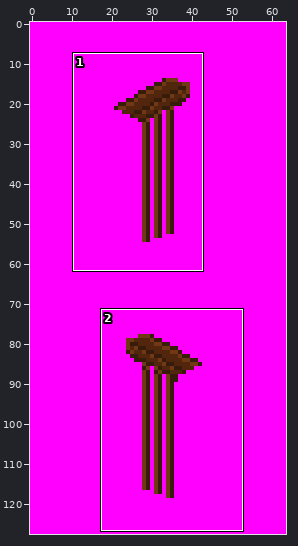
Edited in one commit: pixel-art file (lab07/Dungeons&Wumpus/_assets/tiles/Green/door.ase). The picture above shows the old version from afar; the outline marks the close-up.
Close-up. Before:
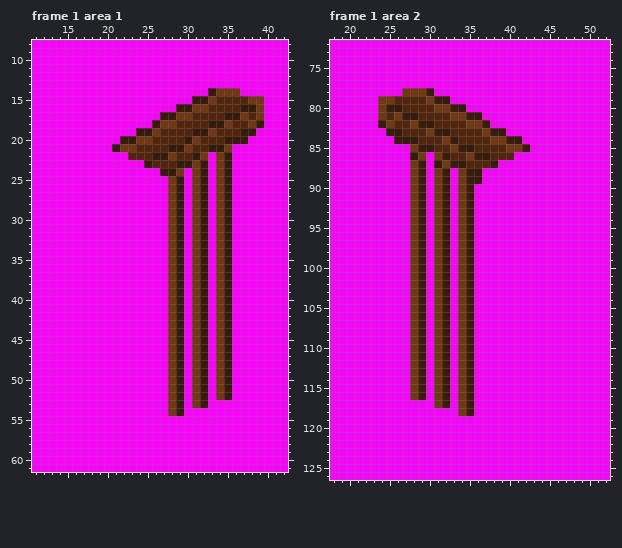
64x128 pixels, 6 frames. Shown: frame 1 area 1: x 11..42, y 8..61; frame 1 area 2: x 18..52, y 72..126. The commit also changed other frames or places, which this record leaves out.
Now the later version:
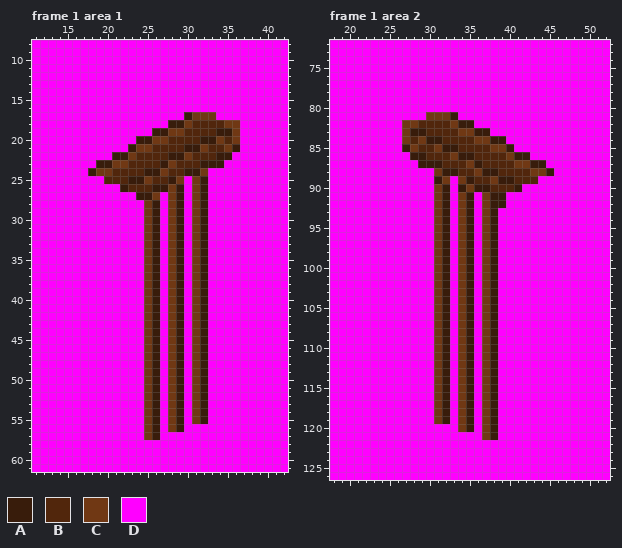
Palette (. is transparent): A #381c0b  B #51260c  C #703814  D #ff00ff
Edits made:
Changed rows in their new state; - is an unchanged pixel.
Frame 1 area 1, layer "Layer 1":
first column x 18:
14 ---------------DDDD---
15 -------------DDDDDDDDD
16 -----------DDDDDDDDDDD
17 ---------DDDACCCDDDDDD
18 --------DDAAC--BB-CDDD
19 ------DDAACC-BBBAACDD-
20 ----DDAACC--BBAACBCD--
21 ---DDACC--BBAACBB-A---
22 ---AAC--BBAACBBBA-----
23 -AACCBBB-ACBBB-AAD----
24 ACCBBBBAACBBAAC-DD----
25 --BBBAACBBAC----DD----
26 ----ABBBAA------DD----
27 ------AAC-------DD----
28 -------CA-------DD----
29 -------CA-------DD----
30 -------CA-------DD----
31 -------CA-------DD----
32 -------CA-------DD----
33 -------CA-------DD----
34 -------CA-------DD----
35 -------CA-------DD----
36 -------CA-------DD----
37 -------CA-------DD----
38 -------CA-------DD----
39 -------CA-------DD----
40 -------CA-------DD----
41 -------CA-------DD----
42 -------CA-------DD----
43 -------CA-------DD----
44 -------CA-------DD----
45 -------CA-------DD----
46 -------CA-------DD----
47 -------CA-------DD----
48 -------CA-------DD----
49 -------CA-------DD----
50 -------CA-------DD----
51 -------CA-------DD----
52 -------CA-------DD----
53 -------CA-------------
54 -------CA----CA-------
55 -------CA-CA-CA-------
56 -------CA-CA----------
57 -------CA-------------
Frame 1 area 2, layer "Layer 1":
first column x 24:
 78 ---DDDD---------------
 79 DDDDDDDDD-------------
 80 DDDDDDDDDDD-----------
 81 DDDDDDCCCADDD---------
 82 DDDC-BB--CAADD--------
 83 -DDCAABBB-CCAADD------
 84 --DCBCAABB--CCAADD----
 85 ---A-BBCAABB--CCADD---
 86 -----ABBBCAABB--CAA---
 87 ----D-A-BBBCA-BBBCCAA-
 88 ----DD---ABBCAABBBBCCA
 89 ----DD-AC---BBCAABBB--
 90 ----DD----ACAABBBA----
 91 ----DD-------CAA------
 92 ----DD-------CAA------
 93 ----DD-------CA-------
 94 ----DD-------CA-------
 95 ----DD-------CA-------
 96 ----DD-------CA-------
 97 ----DD-------CA-------
 98 ----DD-------CA-------
 99 ----DD-------CA-------
100 ----DD-------CA-------
101 ----DD-------CA-------
102 ----DD-------CA-------
103 ----DD-------CA-------
104 ----DD-------CA-------
105 ----DD-------CA-------
106 ----DD-------CA-------
107 ----DD-------CA-------
108 ----DD-------CA-------
109 ----DD-------CA-------
110 ----DD-------CA-------
111 ----DD-------CA-------
112 ----DD-------CA-------
113 ----DD-------CA-------
114 ----DD-------CA-------
115 ----DD-------CA-------
116 ----DD-------CA-------
117 -------------CA-------
118 -------CA----CA-------
119 -------CA-CA-CA-------
120 ----------CA-CA-------
121 -------------CA-------
